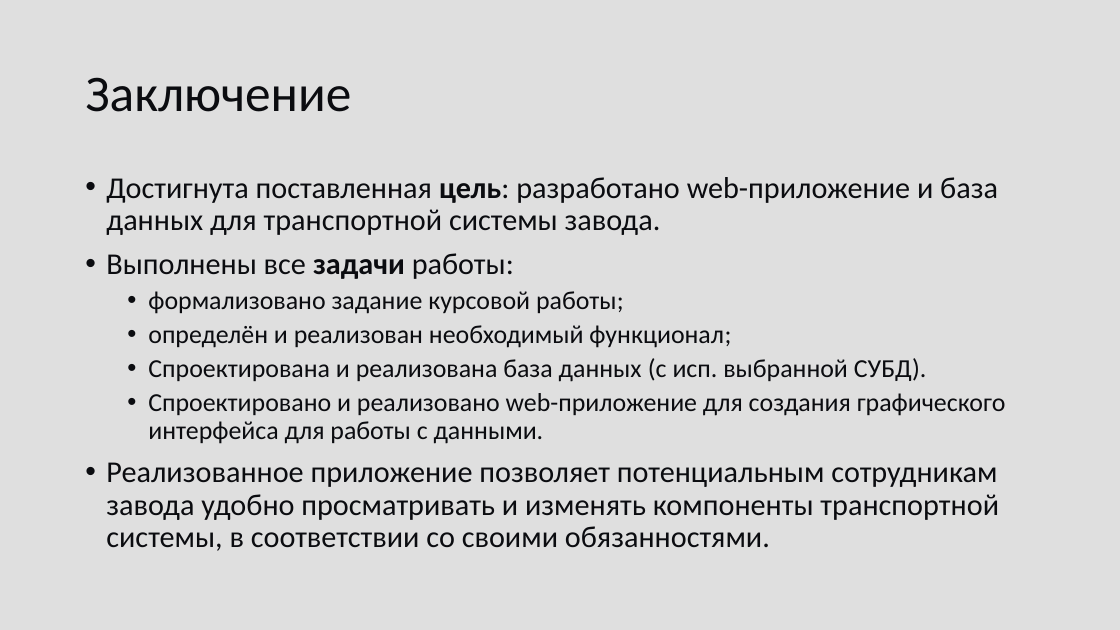
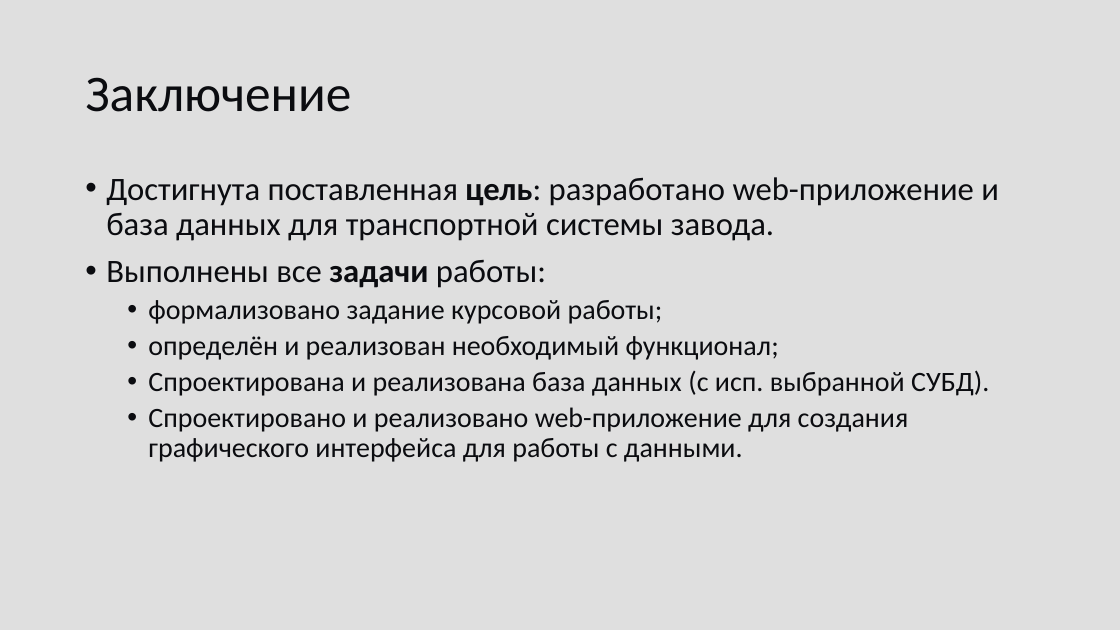
Before and after one commit to fairay/CourseDataBase, a slide deck: slide 8 of docs/presentation.pptx. Drawn at 1120x630 pixels with LibreOffice and Linux fonts; fonts in the diff are those of the drawing. Boxes give left, top, right and bottom in pixels: in the first picture for what was removed or moved away, otherwise in the second. Text is boxed around its words. In the diff, an @@ line names an element or a change of style, - is before the commit and + after.

```diff
--- a/docs/presentation.pptx
+++ b/docs/presentation.pptx
@@ text "Достигнута поставленная цель: разработано web-приложение ..." at bbox=[106, 177, 999, 462]: size 25.9 to 28 pt in "Достигнута поставленная цель: разработано web-приложение и б ...", "Выполнены все задачи работы:"; size 22.2 to 24 pt in "формализовано задание курсовой работы;", "определён и реализован необходимый функционал;", "Cпроектирована и реализована база данных (с исп. ...", "Спроектировано и реализовано web-приложение для создания гра ..." @@
@@ text at bbox=[106, 462, 999, 551]: paragraph removed @@
-• Реализованное приложение позволяет потенциальным сотрудникам завода удобно просматривать и изменять компоненты транспортной системы, в соответствии со своими обязанностями.
```
Also in this commit, not shown: 4 other slides changed, 17 other files.
